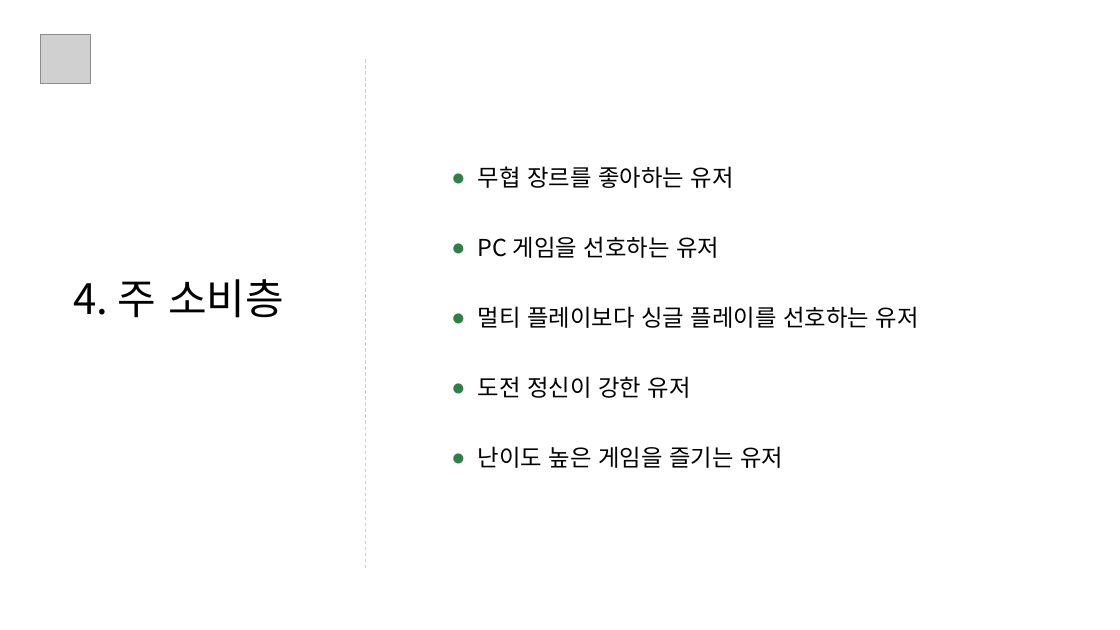
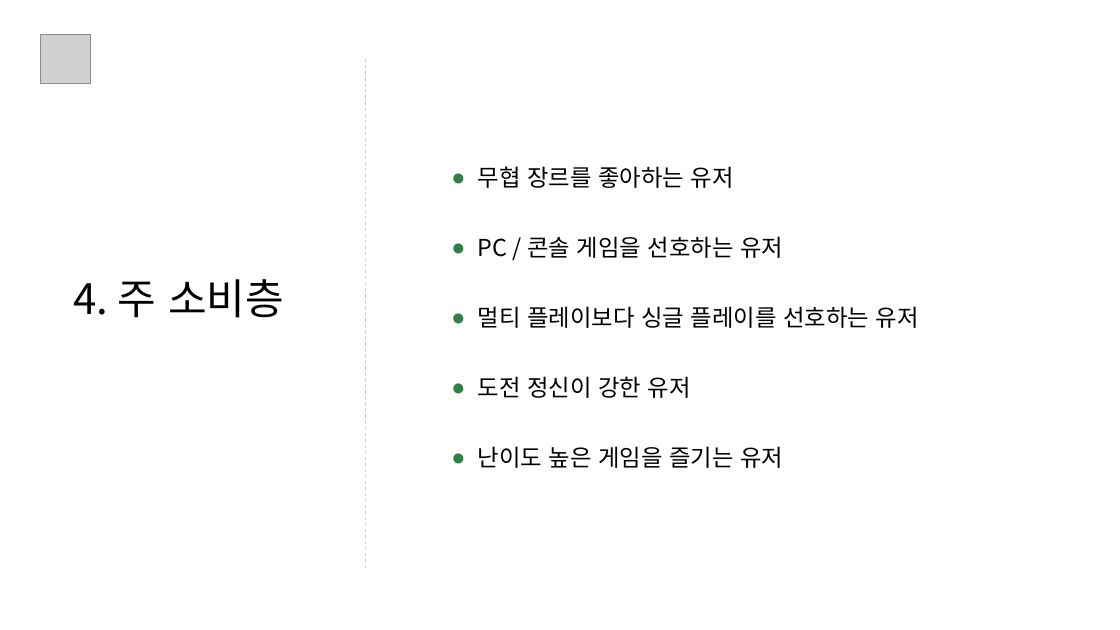
Before and after one commit to jk-Nam/Example_1stRepository, a slide deck: slide 9 of 게임 기획서 남준구.pptx. Drawn at 1120x630 pixels with LibreOffice and Linux fonts; fonts in the diff are those of the drawing; grey boxes stand for pictures. Boxes give left, top, right and bottom in pixels: in the first picture for what was removed or moved away, otherwise in the second. Text is boxed around its words. In the diff, an @@ line names an element or a change of style, - is before the commit and + after.

```diff
--- a/게임 기획서 남준구.pptx
+++ b/게임 기획서 남준구.pptx
@@ text at bbox=[478, 236, 783, 258]: text changed @@
-● PC 게임을 선호하는 유저
+● PC / 콘솔 게임을 선호하는 유저
```
Also in this commit, not shown: 14 other slides changed.
